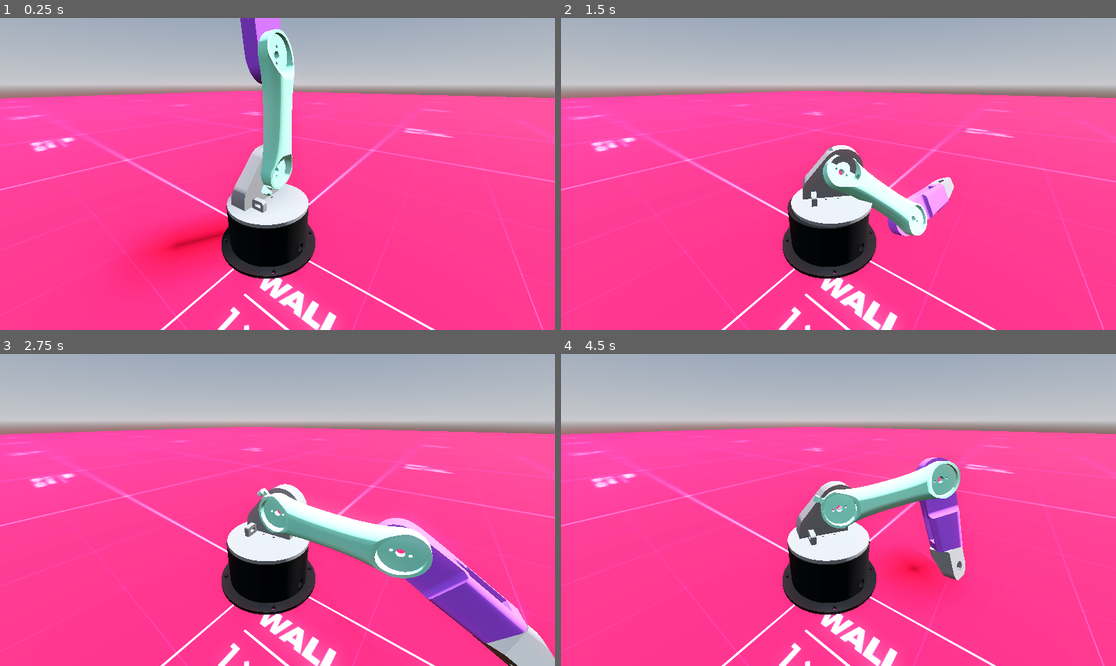
Above: before the commit, frames 1-4 (two rows, left to right).
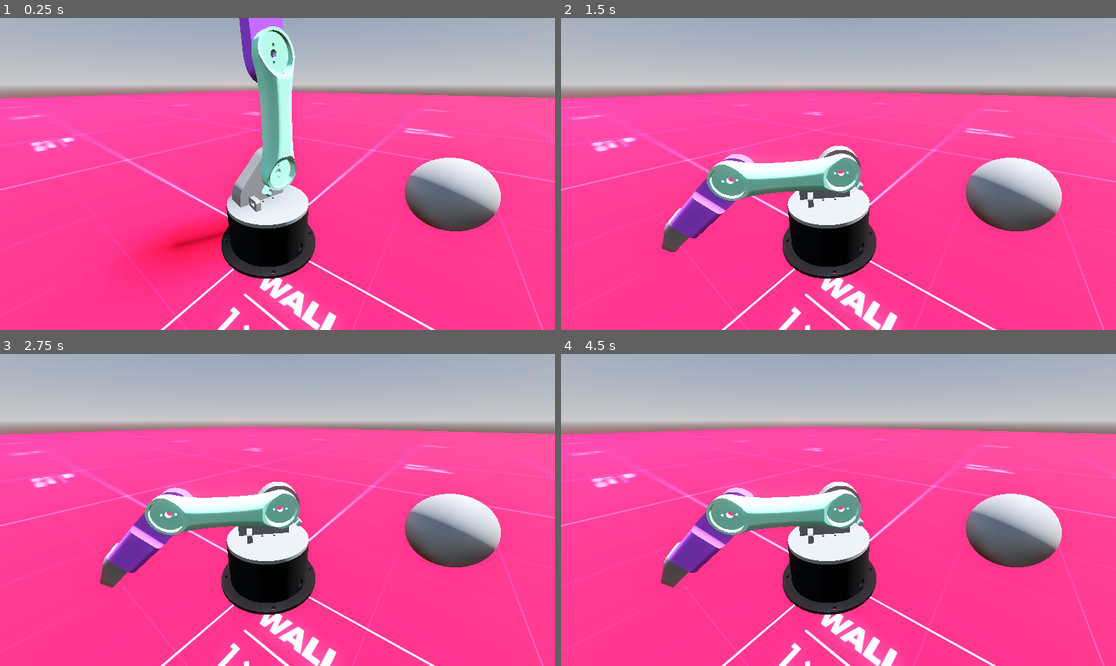
Above: after the commit, the same moments.

Repository: UniCT-ARSLab/RobotArmSimulator
Game: Godot game, scene res://main.tscn
Same seed, same stepped clock (60 frames per second), same inputs: the game is played once before the commit and once after it.
Inputs:
- Up to frame 1 (0.25 s): no input
- Up to frame 2 (1.5 s): hold Right (ui_right) 0.53-1.28 s; hold Down (ui_down) from 1.28 s (still down)
- Up to frame 3 (2.75 s): release Down (ui_down) at 2.03 s; hold Right (ui_right) from 2.03 s (still down)
- Up to frame 4 (4.5 s): release Right (ui_right) at 2.78 s; hold Up (ui_up) 2.78-3.53 s; hold Left (ui_left) from 3.53 s (still down)

The runs differ from the first frame. In frame 1, 5.1% of the frame differs, in the area x 40-91%, y 0-72%; in frame 2, 9.7%; in frame 3, 15%, in the area x 18-100%, y 40-100%; in frame 4, 12%.

Commit message:
added UDP support

Diff:
--- a/Arm.gd
+++ /dev/null
@@ -1,15 +0,0 @@
-extends Node3D
-
-
-# Called when the node enters the scene tree for the first time.
-func _ready():
-	#$giuntoangolare.set_param(HingeJoint3D.PARAM_MOTOR_TARGET_VELOCITY, 1)
-
-
-	pass # Replace with function body.
-
-
-# Called every frame. 'delta' is the elapsed time since the previous frame.
-func _process(delta):
-	$part_1.apply_torque(Vector3(0,0,-1.7 ))
-	pass
--- a/main.tscn
+++ b/main.tscn
@@ -25,7 +25,22 @@
 [sub_resource type="ConcavePolygonShape3D" id="ConcavePolygonShape3D_vk4kc"]
 data = PackedVector3Array(5, 0, 5, -5, 0, 5, 5, 0, -5, -5, 0, 5, -5, 0, -5, 5, 0, -5)
 
+[sub_resource type="PhysicsMaterial" id="PhysicsMaterial_4bgqd"]
+friction = 0.74
+bounce = 0.46
+
+[sub_resource type="SphereMesh" id="SphereMesh_ks3eb"]
+radius = 0.05
+height = 0.1
+
+[sub_resource type="SphereShape3D" id="SphereShape3D_c2taj"]
+radius = 0.05
+
 [node name="Root" type="Node"]
+
+[node name="Camera3D" type="Camera3D" parent="."]
+transform = Transform3D(0.79069, -0.246569, 0.560369, 0, 0.915311, 0.402747, -0.612217, -0.318448, 0.723727, 0.138731, 0.186848, 0.160412)
+metadata/_edit_lock_ = true
 
 [node name="WorldEnvironment" type="WorldEnvironment" parent="."]
 environment = SubResource("Environment_k7rn6")
@@ -47,6 +62,13 @@
 
 [node name="Robot" parent="." instance=ExtResource("2_tay0j")]
 
-[node name="Camera3D" type="Camera3D" parent="."]
-transform = Transform3D(0.79069, -0.246569, 0.560369, 0, 0.915311, 0.402747, -0.612217, -0.318448, 0.723727, 0.138731, 0.186848, 0.160412)
-metadata/_edit_lock_ = true
+[node name="Ball" type="RigidBody3D" parent="."]
+transform = Transform3D(1, 0, 0, 0, 1, 0, 0, 0, 1, 0.173842, 0.05, -0.178886)
+mass = 0.2
+physics_material_override = SubResource("PhysicsMaterial_4bgqd")
+
+[node name="MeshInstance3D" type="MeshInstance3D" parent="Ball"]
+mesh = SubResource("SphereMesh_ks3eb")
+
+[node name="CollisionShape3D" type="CollisionShape3D" parent="Ball"]
+shape = SubResource("SphereShape3D_c2taj")
--- a/objects/robot/ArmScript.gd
+++ b/objects/robot/ArmScript.gd
@@ -1,20 +1,26 @@
 extends RigidBody3D
+class_name Arm
+@export_enum("X", "Y", "Z") var rotation_axis: String = "X"
+
+var vectorTorque = Vector3.ZERO
+var nextTorque = Vector3.ZERO
+# Called when the node enters the scene tree for the first time.
+func _ready():
+	_update_torque_vector()
+
+func setTorque(value):
+	_update_torque_vector()
+	nextTorque = vectorTorque * value
 
 
+func _integrate_forces(state):
+	state.apply_torque(nextTorque)
 
-var nextTorque = 0
-# Called when the node enters the scene tree for the first time.
-func _ready():
-	pass # Replace with function body.
-
-
-# Called every frame. 'delta' is the elapsed time since the previous frame.
-func _process(delta):
-	pass
-
-
-func setTorque(value):
-	nextTorque = value
-
-func _integrate_forces(state):
-	state.apply_torque(Vector3(nextTorque,0,0))
+func _update_torque_vector():
+	match rotation_axis:
+		"X" :
+			vectorTorque = transform.basis.x
+		"Y":
+			vectorTorque = transform.basis.y
+		"Z":
+			vectorTorque = transform.basis.z
--- a/objects/robot/robot.gd
+++ b/objects/robot/robot.gd
@@ -1,34 +1,74 @@
 extends Node3D
 
-@onready var motorBase:HingeJoint3D = $motorBase
-@onready var motorArm1:HingeJoint3D = $motorArm1
-@onready var motorArm2:HingeJoint3D = $motorArm2
-@onready var motorWrist:HingeJoint3D = $motorWrist
-var motorBaseSpeed = 1 #m/s
-var motorArm1Speed = 2 #m/s
-#var dir = 0
+@export var udpPort: int = 4444
+
+@onready var waist:Arm = $Waist
+@onready var arm1:Arm = $Arm1
+@onready var arm2:Arm = $Arm2
+@onready var wrist:Arm = $Wrist
+
+var server: UDPServer
+
+var torque_waist = 0
+var torque_arm_1 = 0
+var torque_arm_2 = 0
+var torque_wrist = 0
 
 # Called when the node enters the scene tree for the first time.
 func _ready():
-	motorBase["motor/enable"] = true
-	motorArm1["motor/enable"] = false
-	motorArm2["motor/enable"] = false
-	motorWrist["motor/enable"] = false
+
+	server = UDPServer.new()
+	server.listen(udpPort)
+	#otorBase["motor/enable"] = true
+	#motorArm1["motor/enable"] = false
+	#motorArm2["motor/enable"] = false
+	#motorWrist["motor/enable"] = false
 
 
-	motorBase.set_param(HingeJoint3D.PARAM_MOTOR_TARGET_VELOCITY,0)
-	motorArm1.set_param(HingeJoint3D.PARAM_MOTOR_TARGET_VELOCITY,0)
-	motorArm2.set_param(HingeJoint3D.PARAM_MOTOR_TARGET_VELOCITY,0)
-	motorWrist.set_param(HingeJoint3D.PARAM_MOTOR_TARGET_VELOCITY,0)
+	#motorBase.set_param(HingeJoint3D.PARAM_MOTOR_TARGET_VELOCITY,0)
+	#motorArm1.set_param(HingeJoint3D.PARAM_MOTOR_TARGET_VELOCITY,0)
+	#motorArm2.set_param(HingeJoint3D.PARAM_MOTOR_TARGET_VELOCITY,0)
+	#motorWrist.set_param(HingeJoint3D.PARAM_MOTOR_TARGET_VELOCITY,0)
+	pass
 
 
 func _physics_process(delta):
+	server.poll()
+	if server.is_connection_available():
+		var peer: PacketPeerUDP = server.take_connection()
+		var packet = peer.get_packet()
+		torque_waist = packet.decode_float(0)
+		torque_arm_1 = packet.decode_float(4)
+		torque_arm_2 = packet.decode_float(8)
+		torque_wrist = packet.decode_float(12)
 
-	var motorBaseDirection = Input.get_axis("ui_left", "ui_right")
-	var motorArm1Direction = Input.get_axis("ui_down", "ui_up")
+		waist.setTorque(torque_waist)
+		arm1.setTorque(torque_arm_1)
+		arm2.setTorque(torque_arm_2)
+		wrist.setTorque(torque_wrist)
 
-	motorBase.set_param(HingeJoint3D.PARAM_MOTOR_TARGET_VELOCITY,motorBaseSpeed * motorBaseDirection)
-	$Arm1.setTorque(motorArm1Direction )
+		var tosend =  PackedByteArray()
+		tosend.append(delta)
+
+		tosend.append_array(var_to_bytes(waist.linear_velocity))
+		tosend.append_array(var_to_bytes(waist.angular_velocity))
+
+		tosend.append_array(var_to_bytes(arm1.linear_velocity))
+		tosend.append_array(var_to_bytes(arm1.angular_velocity))
+
+		tosend.append_array(var_to_bytes(arm2.linear_velocity))
+		tosend.append_array(var_to_bytes(arm2.angular_velocity))
+
+		tosend.append_array(var_to_bytes(wrist.linear_velocity))
+		tosend.append_array(var_to_bytes(wrist.angular_velocity))
+		#print(tosend)
+		peer.put_packet(tosend)
+	#var motorBaseDirection = Input.get_axis("ui_left", "ui_right")
+	#var motorArm1Direction = Input.get_axis("ui_down", "ui_up")
+
+	#motorBase.set_param(HingeJoint3D.PARAM_MOTOR_TARGET_VELOCITY,motorBaseSpeed * motorBaseDirection)
+	#waist.setTorque(motorBaseDirection *.1)
+	#arm1.setTorque(motorArm1Direction *.4)
 	#motorArm1.set_param(HingeJoint3D.PARAM_MOTOR_TARGET_VELOCITY,motorArm1Speed * motorArm1Direction)
 
 	#print(motorBase["motor/target_velocity"])
--- a/objects/robot/robot.tscn
+++ b/objects/robot/robot.tscn
@@ -48,6 +48,8 @@
 [node name="Wrist" type="RigidBody3D" parent="."]
 transform = Transform3D(-4.37114e-08, 0, -1, 0, 1, 0, 1, 0, -4.37114e-08, -0.0117636, 0.306366, -0.0187458)
 mass = 0.1
+script = ExtResource("4_473ep")
+rotation_axis = "Y"
 
 [node name="Arm03" type="MeshInstance3D" parent="Wrist"]
 transform = Transform3D(1, 0, 0, 0, 1, 0, 0, 0, 1, 0.00498212, 0, -1.86265e-09)
@@ -69,12 +71,13 @@
 params/bias = 0.99
 angular_limit/upper = 1.65806
 angular_limit/lower = -1.65806
-angular_limit/bias = 0.99
+angular_limit/bias = 0.5
 angular_limit/softness = 0.01
 
 [node name="Arm2" type="RigidBody3D" parent="."]
 transform = Transform3D(1, 0, 0, 0, 1, 0, 0, 0, 1, -0.0056607, 0.216, -0.0138252)
 mass = 0.1
+script = ExtResource("4_473ep")
 
 [node name="Arm02V3" type="MeshInstance3D" parent="Arm2"]
 transform = Transform3D(-4.37114e-08, 0, -1, 0, 1, 0, 1, 0, -4.37114e-08, 0, 0.0350115, 0)
@@ -102,7 +105,7 @@
 angular_limit/enable = true
 angular_limit/upper = 1.65806
 angular_limit/lower = -1.65806
-angular_limit/bias = 0.99
+angular_limit/bias = 0.5
 angular_limit/softness = 0.01
 
 [node name="Arm1" type="RigidBody3D" parent="."]
@@ -126,12 +129,13 @@
 node_b = NodePath("../Arm1")
 params/bias = 0.99
 angular_limit/enable = true
-angular_limit/bias = 0.99
 angular_limit/softness = 0.01
 
 [node name="Waist" type="RigidBody3D" parent="."]
 transform = Transform3D(1, 0, 0, 0, 1, 0, 0, 0, 1, 0, 0.0558067, 0)
 mass = 0.02
+script = ExtResource("4_473ep")
+rotation_axis = "Y"
 
 [node name="Waist" type="MeshInstance3D" parent="Waist"]
 mesh = ExtResource("1_tsmxy")
@@ -145,8 +149,10 @@
 transform = Transform3D(1, 0, 0, 0, -4.37114e-08, 1, 0, -1, -4.37114e-08, 0, 0.055731, 0)
 node_a = NodePath("../Base")
 node_b = NodePath("../Waist")
+params/bias = 0.99
 angular_limit/upper = -3.14159
 angular_limit/lower = -1.0472
+angular_limit/softness = 0.01
 
 [node name="Base" type="StaticBody3D" parent="."]
 transform = Transform3D(1, 0, 0, 0, 1, 0, 0, 0, 1, 0, -0.0713179, 0)
--- a/project.godot
+++ b/project.godot
@@ -13,6 +13,7 @@
 config/name="Robotic Arm"
 run/main_scene="res://main.tscn"
 config/features=PackedStringArray("4.1", "Forward Plus")
+boot_splash/image="res://logo.png"
 config/icon="res://icon.svg"
 
 [input]
Not shown, added: logo.png.import
Not shown: 1 places in main.tscn that only renumber resources
